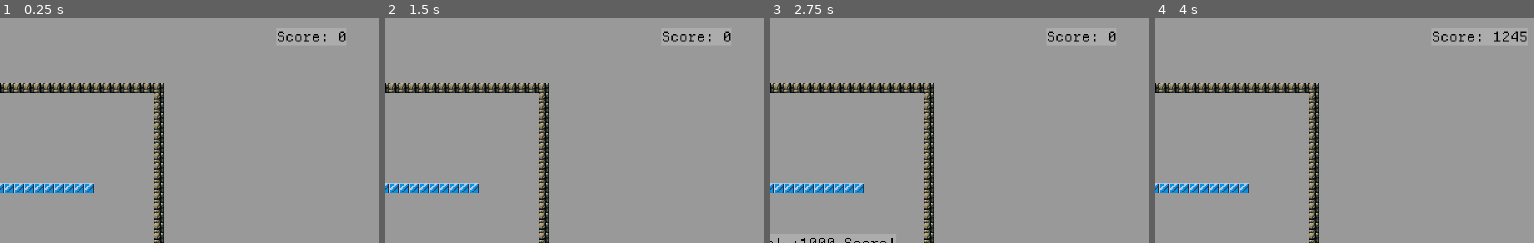
Above: before the commit, frames 1-4 (left to right).
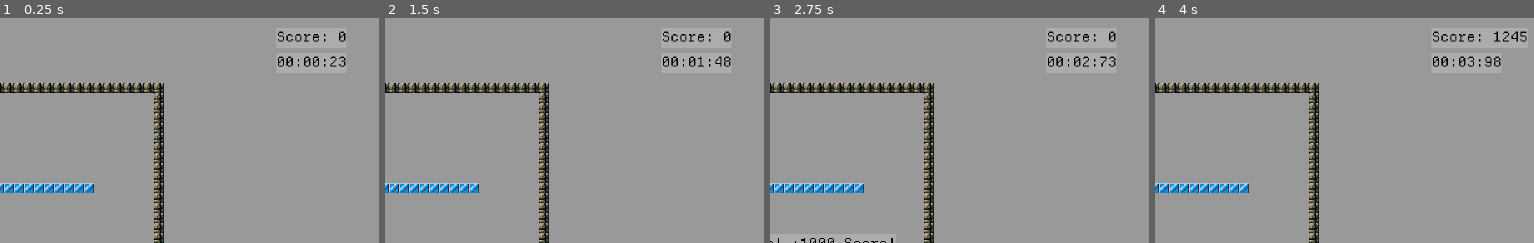
Above: after the commit, the same moments.

Repository: OSGH-web/balloon-movement-demo
Game: Godot game, scene res://scenes/main.tscn
Two runs of this game, one before a commit and one after it. Both use one fixed random seed, a clock stepped at 60 frames per second and the inputs below.
Inputs:
- Up to frame 1 (0.25 s): no input
- Up to frame 2 (1.5 s): hold Right (ui_right) from 0.53 s (still down); tap Up (ui_up) at 0.77 s
- Up to frame 3 (2.75 s): tap Up (ui_up) at 1.52 s; release Right (ui_right) at 2.03 s; hold Left (ui_left) from 2.03 s (still down)
- Up to frame 4 (4 s): release Left (ui_left) at 2.78 s; hold Right (ui_right) from 2.78 s (still down); tap Up (ui_up) at 3.02, 3.77 s
The pictures show only the part of the screen within x 50-100%, y 0-50%; the shares and areas given below are measured in that part.

The runs differ from the first frame. In frame 1, 0.3% of the frame differs, in the area x 73-92%, y 16-22%; in frame 2, 0.3%; in frame 3, 0.3%; in frame 4, 0.3%.

Commit message:
add simple timer

Diff:
--- a/scenes/UI/hud.tscn
+++ b/scenes/UI/hud.tscn
@@ -45,6 +45,17 @@
 layout_mode = 0
 offset_left = 1350.0
 offset_right = 1390.0
-offset_bottom = 42.0
+offset_bottom = 48.0
 theme_override_styles/normal = ExtResource("2_18exe")
 label_settings = ExtResource("3_0jeyp")
+
+[node name="Timer" type="Label" parent="Control"]
+unique_name_in_owner = true
+layout_mode = 0
+offset_left = 1350.0
+offset_top = 60.0
+offset_right = 1390.0
+offset_bottom = 108.0
+theme_override_styles/normal = ExtResource("2_18exe")
+text = "00:00"
+label_settings = ExtResource("3_0jeyp")
--- a/scripts/UI/hud.gd
+++ b/scripts/UI/hud.gd
@@ -2,7 +2,11 @@
 
 @export var player: CharacterBody2D
 
-func _process(_delta: float) -> void:
+var time: float = 0.0;
+
+func _process(delta: float) -> void:
+	time += delta;
+
 	if not player:
 		return
 
@@ -10,3 +14,13 @@
 	%Fuel.text = "Fuel: %d" % fuel_amount
 	%Lives.text = "Lives: %d" % GameManager.lives
 	%Score.text = "Score: %d" % GameManager.score
+	%Timer.text = _format_seconds(time)
+
+func _format_seconds(time : float) -> String:
+	var minutes := time / 60
+	var seconds := fmod(time, 60)
+
+	#return "%02d:%02d" % [minutes, seconds]
+	var milliseconds := fmod(time, 1) * 100
+
+	return "%02d:%02d:%02d" % [minutes, seconds, milliseconds]
